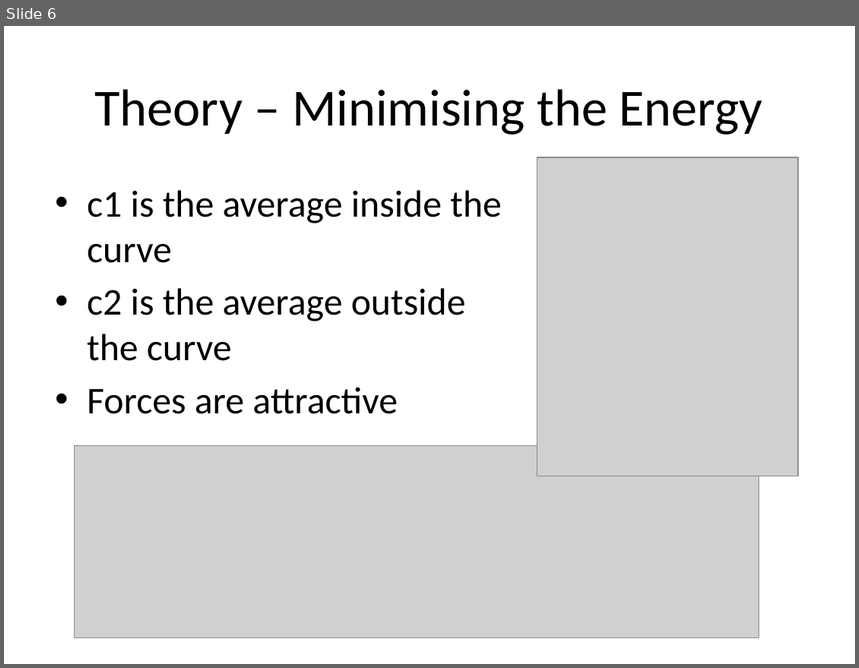
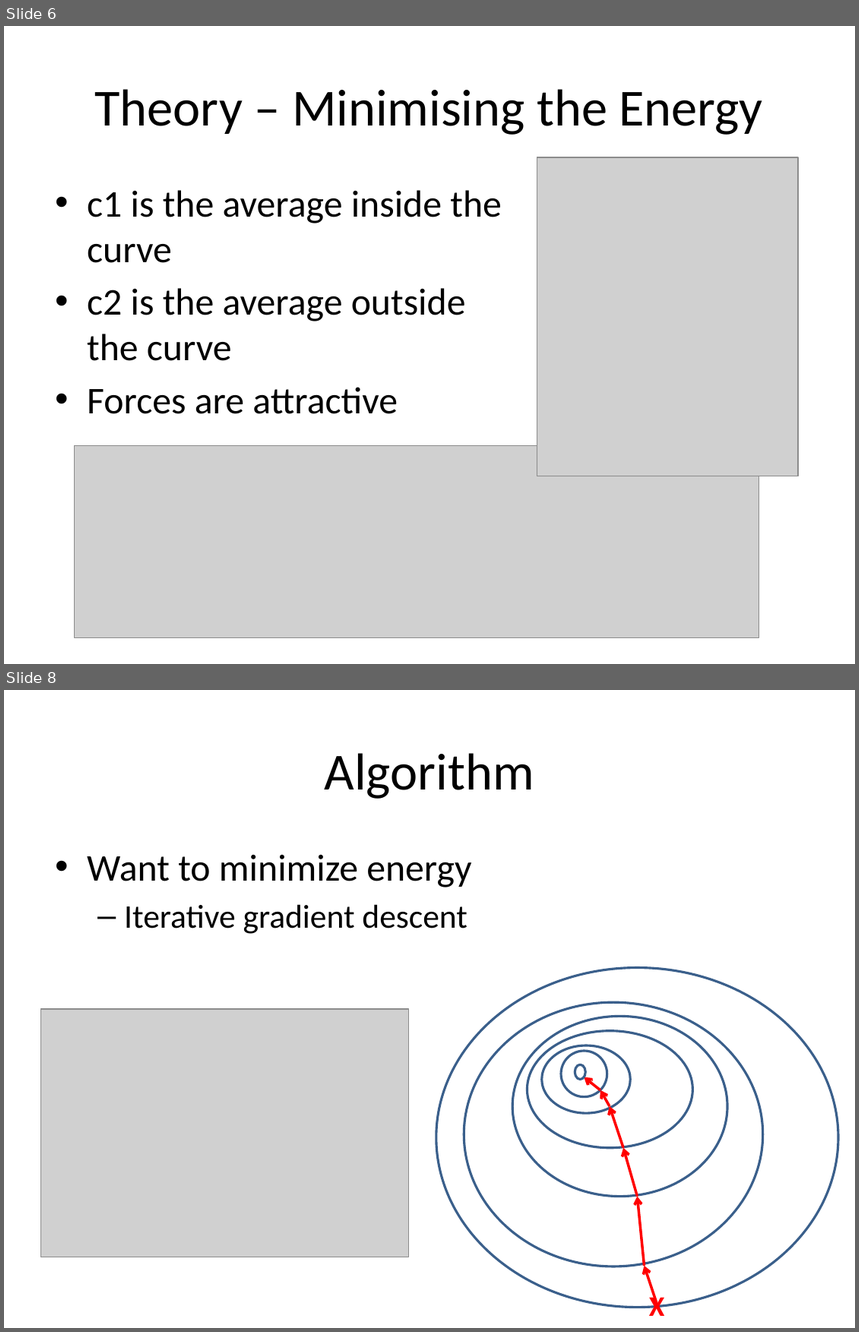
Before and after one commit to michaelwh/activecontnoedge, a slide deck: Active Contours Without Edges.pptx. Shown one above the other, each under a label of ours: slide 6 before the commit, slides 6 and 8 after it; the slides between them are not shown. The pictures are 859x668 and 859x1332 pixels, drawn with LibreOffice and Linux fonts; fonts in the diff are those of the drawing; grey boxes stand for pictures. Boxes give left, top, right and bottom in pixels: in the first picture for what was removed or moved away, otherwise in the second. Text is boxed around its words. In the diff, an @@ line names an element or a change of style, - is before the commit and + after.

```diff
--- a/Active Contours Without Edges.pptx
+++ b/Active Contours Without Edges.pptx
@@ slide 8 added at (4,690,855,1328), background #FFFFFF @@
@@ title added at (325,753,534,799), 44 pt, text #000000 @@
+Algorithm
@@ text added at (87,854,471,934), 28 pt, text #000000 @@
+• Want to minimize energy
+  – Iterative gradient descent
@@ picture added at (40,1009,409,1257) @@
@@ group added at (436,967,838,1316): 7 ellipses, 6 arrows, 1 text @@
+X
```
Also in this commit, not shown: 2 slides changed, 16 other slides added.
